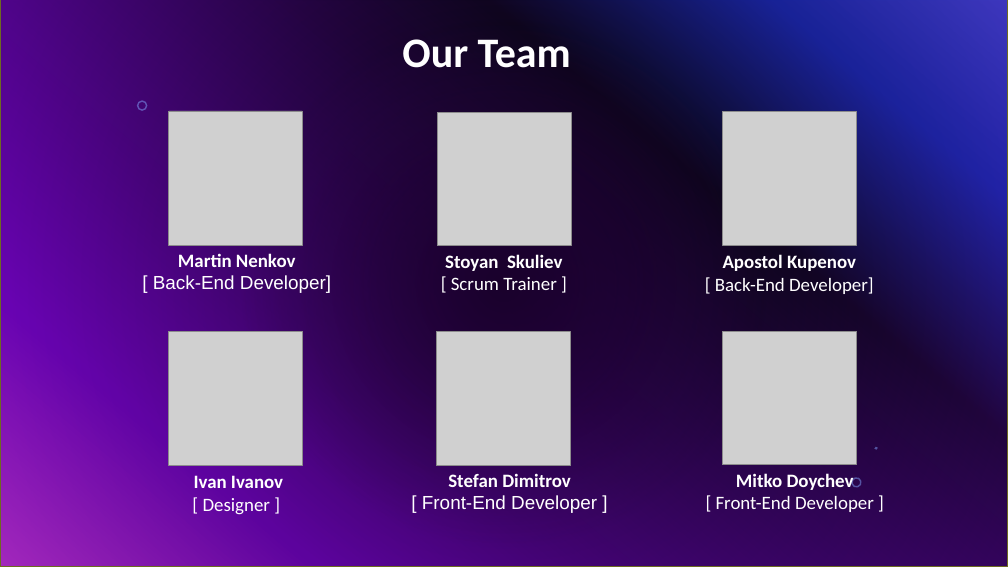
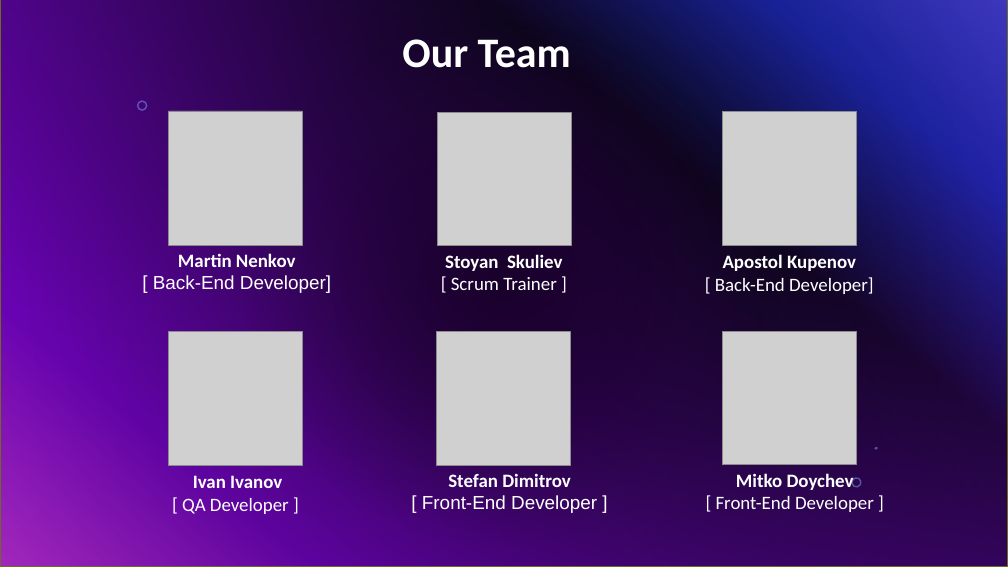
Before and after one commit to codingburgas/school-project-assignment-bsac, a slide deck: slide 2 of docs/Bsac_Presentation.pptx. Drawn at 1008x567 pixels with LibreOffice and Linux fonts; fonts in the diff are those of the drawing; grey boxes stand for pictures; background and template pictures are left out. Boxes give left, top, right and bottom in pixels: in the first picture for what was removed or moved away, otherwise in the second. Text is boxed around its words. In the diff, an @@ line names an element or a change of style, - is before the commit and + after.

Commit message:
Fix presentation

```diff
--- a/docs/Bsac_Presentation.pptx
+++ b/docs/Bsac_Presentation.pptx
@@ text "Ivan Ivanov": place and size @@
-text "Ivan Ivanov" at [194, 475, 283, 515]
+text "Ivan Ivanov" at [182, 475, 289, 514]
@@ text at [182, 498, 289, 514]: text changed @@
-[ Designer ]
+[ QA Developer ]
```
Also in this commit, not shown: 1 other slide changed, 1 slide added.
